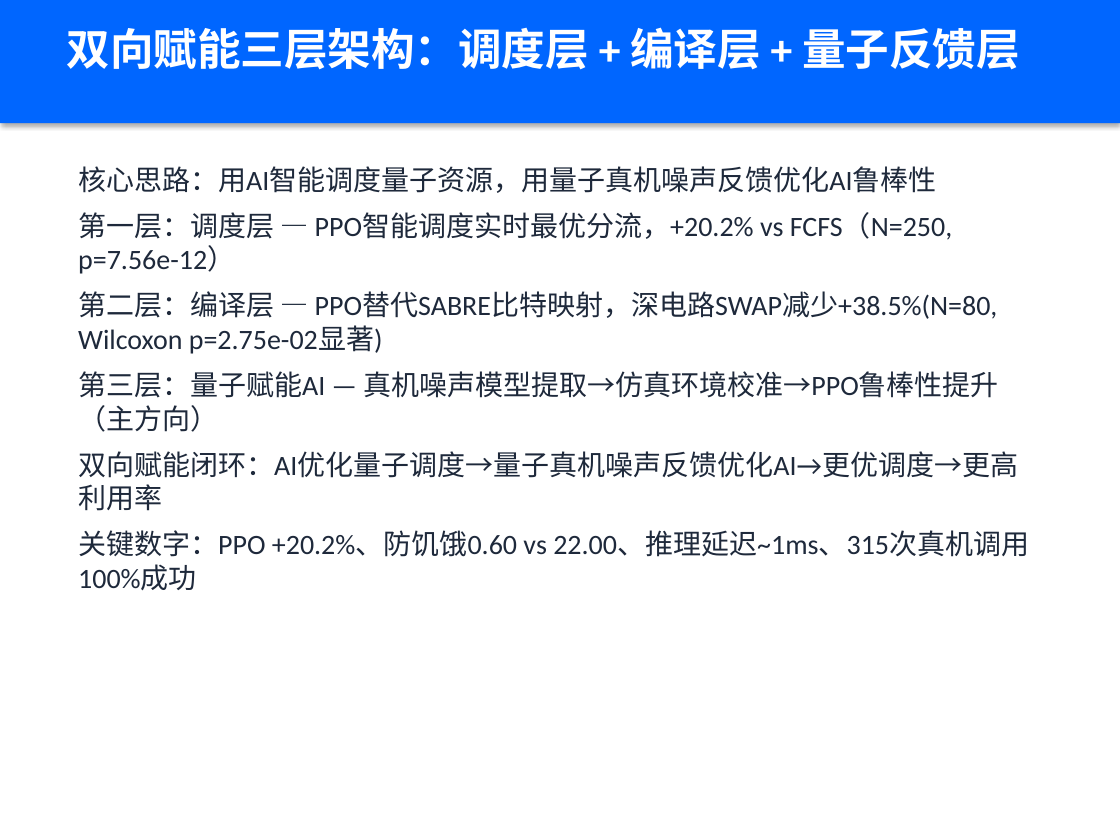
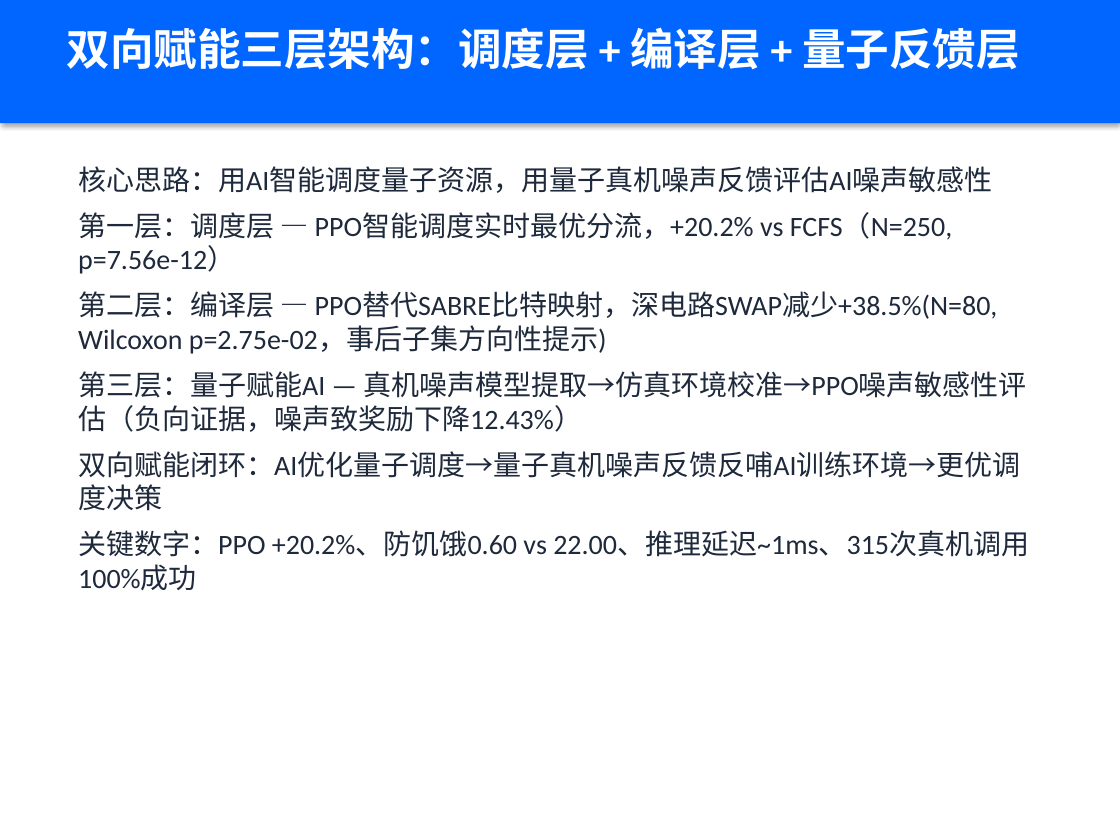
Before and after one commit to xiabai2008/quantum-rl-scheduler, a slide deck: slide 3 of deliverable_models/答辩PPT.pptx. Drawn at 1120x840 pixels with LibreOffice and Linux fonts; fonts in the diff are those of the drawing. Boxes give left, top, right and bottom in pixels: in the first picture for what was removed or moved away, otherwise in the second. Text is boxed around its words. In the diff, an @@ line names an element or a change of style, - is before the commit and + after.

```diff
--- a/deliverable_models/答辩PPT.pptx
+++ b/deliverable_models/答辩PPT.pptx
@@ text at <box>78,166,992,193</box>: text changed @@
-核心思路：用AI智能调度量子资源，用量子真机噪声反馈优化AI鲁棒性
+核心思路：用AI智能调度量子资源，用量子真机噪声反馈评估AI噪声敏感性
@@ text at <box>78,291,1026,511</box>: text changed @@
-第二层：编译层 — PPO替代SABRE比特映射，深电路SWAP减少+38.5%(N=80, Wilcoxon p=2.75e-02显著)
-第三层：量子赋能AI — 真机噪声模型提取→仿真环境校准→PPO鲁棒性提升（主方向）
-双向赋能闭环：AI优化量子调度→量子真机噪声反馈优化AI→更优调度→更高利用率
+第二层：编译层 — PPO替代SABRE比特映射，深电路SWAP减少+38.5%(N=80, Wilcoxon p=2.75e-02，事后子集方向性提示)
+第三层：量子赋能AI — 真机噪声模型提取→仿真环境校准→PPO噪声敏感性评估（负向证据，噪声致奖励下降12.43%）
+双向赋能闭环：AI优化量子调度→量子真机噪声反馈反哺AI训练环境→更优调度决策
```
Also in this commit, not shown: 3 other slides changed, 13 other files.
